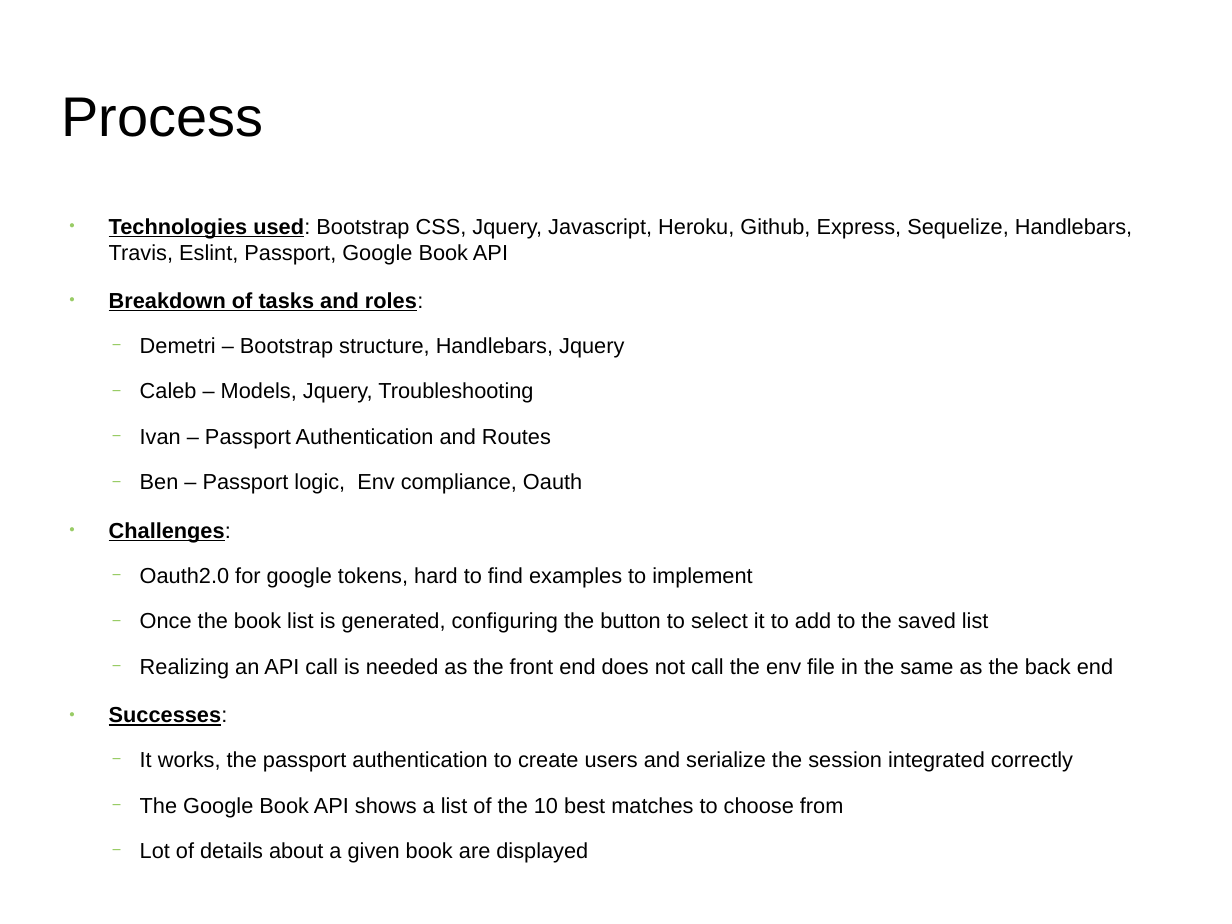
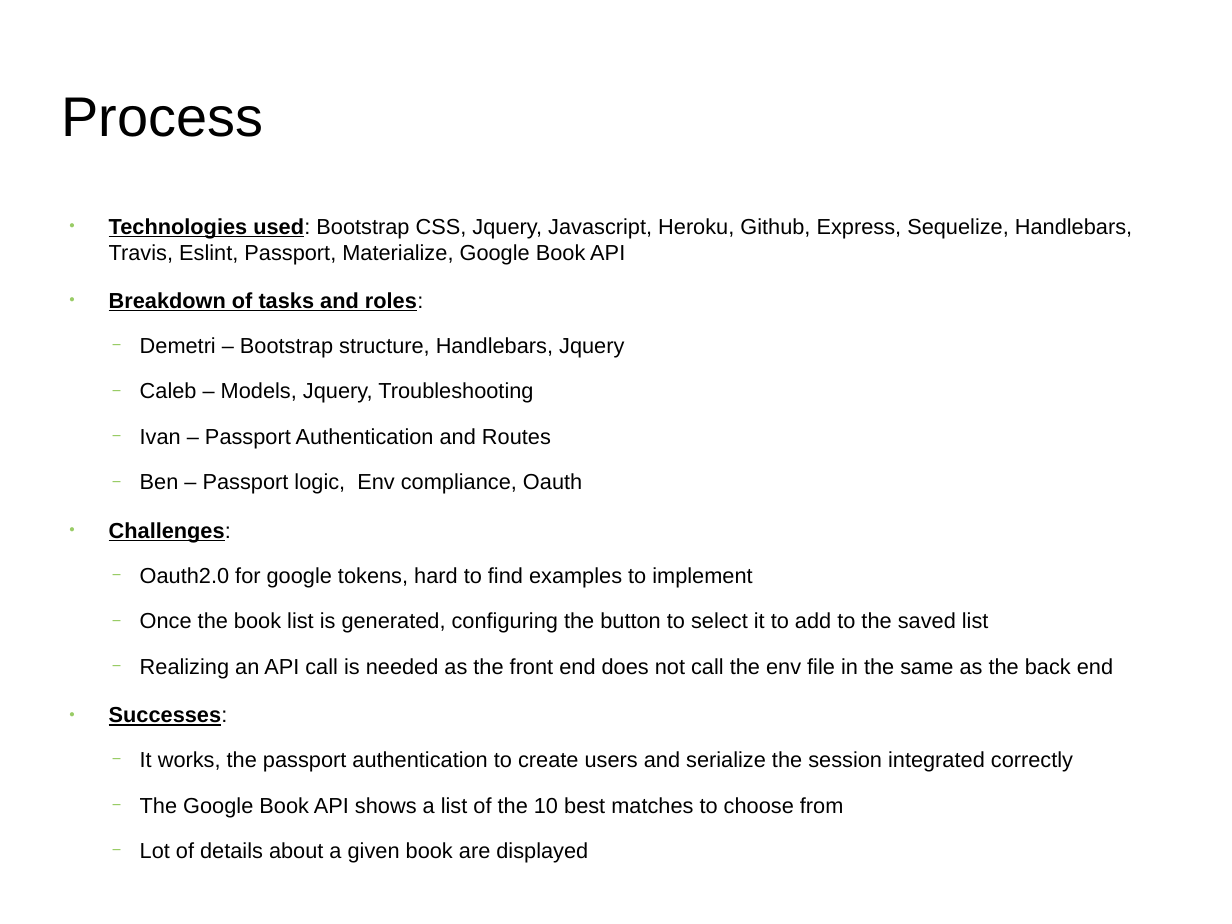
Before and after one commit to calebkw91/BookItList, a slide deck: slide 4 of public/assets/documents/BookitListPresentation.odp. Drawn at 1232x924 pixels with LibreOffice and Linux fonts; fonts in the diff are those of the drawing; background and template pictures are left out. Boxes give left, top, right and bottom in pixels: in the first picture for what was removed or moved away, otherwise in the second. Text is boxed around its words. In the diff, an @@ line names an element or a change of style, - is before the commit and + after.

Commit message:
1 more tech added to presentation

```diff
--- a/public/assets/documents/BookitListPresentation.odp
+++ b/public/assets/documents/BookitListPresentation.odp
@@ text at <box>109,218,1132,265</box>: text changed @@
-● Technologies used: Bootstrap CSS, Jquery, Javascript, Heroku, Github, Express, Sequelize, Handlebars, Travis, Eslint, Passport, Google Book API
+● Technologies used: Bootstrap CSS, Jquery, Javascript, Heroku, Github, Express, Sequelize, Handlebars, Travis, Eslint, Passport, Materialize, Google Book API
```
